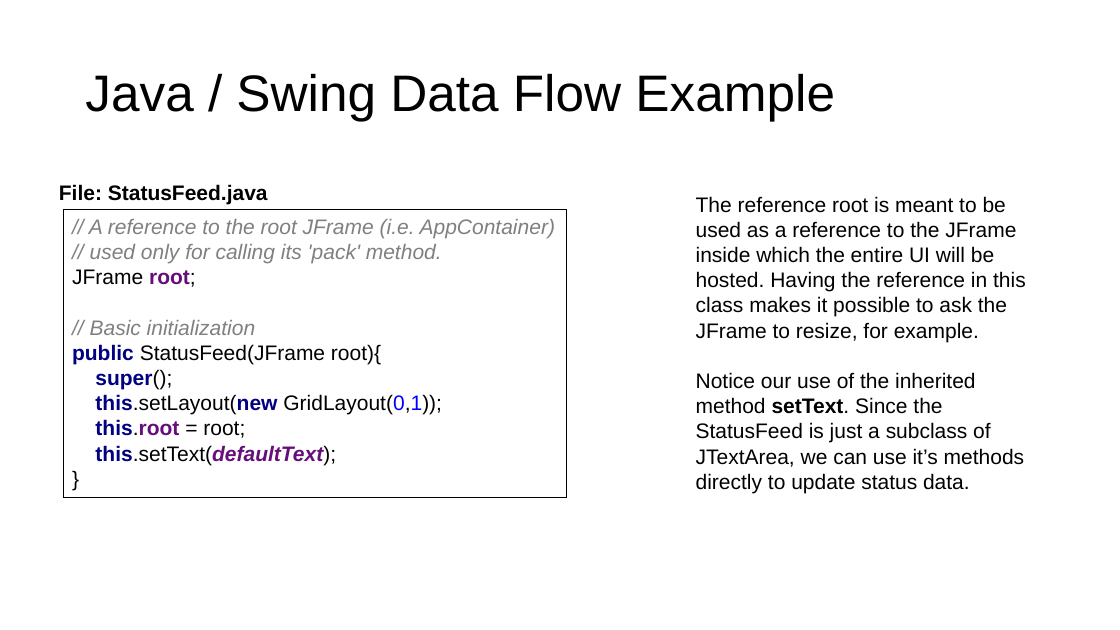
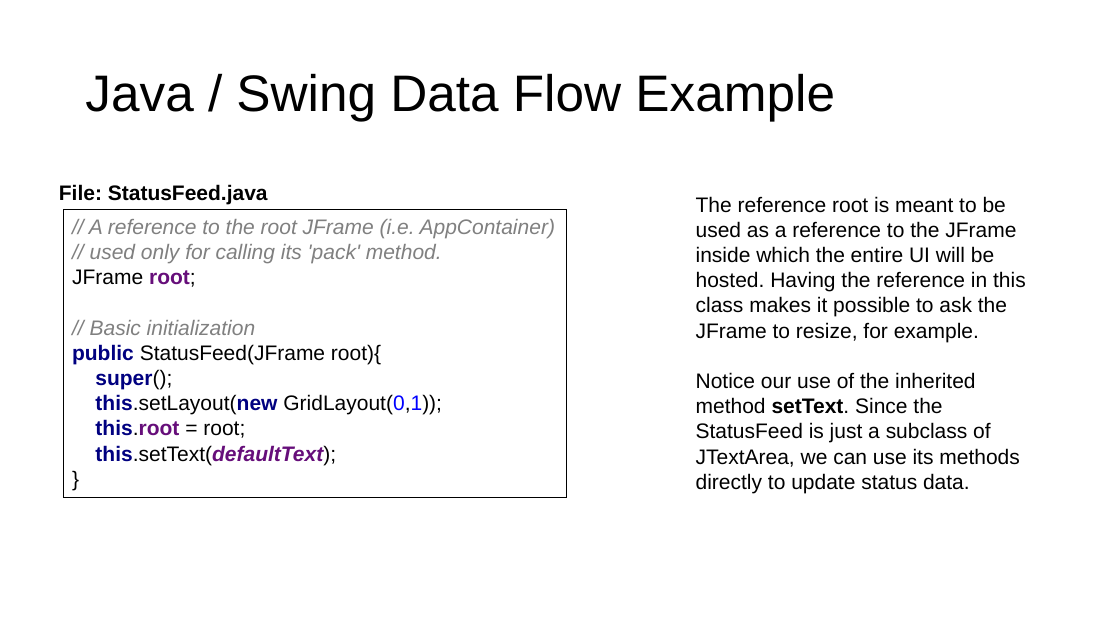
Before and after one commit to ethancjackson/CS2212B-2017, a slide deck: slide 16 of docs/resources/UI Tutorial - Swing.pptx. Drawn at 1120x630 pixels with LibreOffice and Linux fonts; fonts in the diff are those of the drawing. Boxes give left, top, right and bottom in pixels: in the first picture for what was removed or moved away, otherwise in the second. Text is boxed around its words. In the diff, an @@ line names an element or a change of style, - is before the commit and + after.

```diff
--- a/docs/resources/UI Tutorial - Swing.pptx
+++ b/docs/resources/UI Tutorial - Swing.pptx
@@ text at <box>696,372,1020,493</box>: text changed @@
-Notice our use of the inherited method setText. Since the StatusFeed is just a subclass of JTextArea, we can use it’s methods directly to update status data.
+Notice our use of the inherited method setText. Since the StatusFeed is just a subclass of JTextArea, we can use its methods directly to update status data.
```
Also in this commit, not shown: 5 other slides changed, 1 other file.
